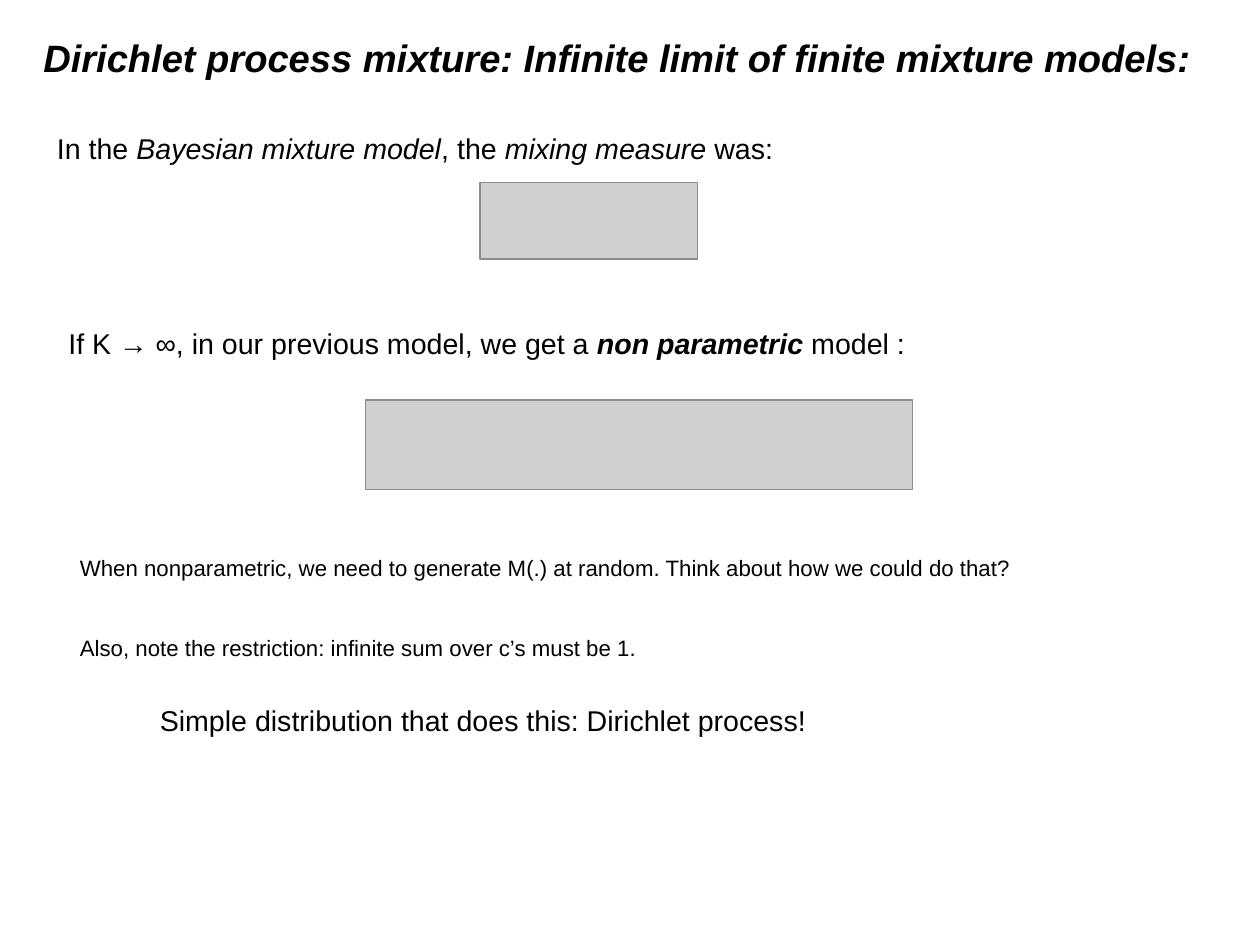
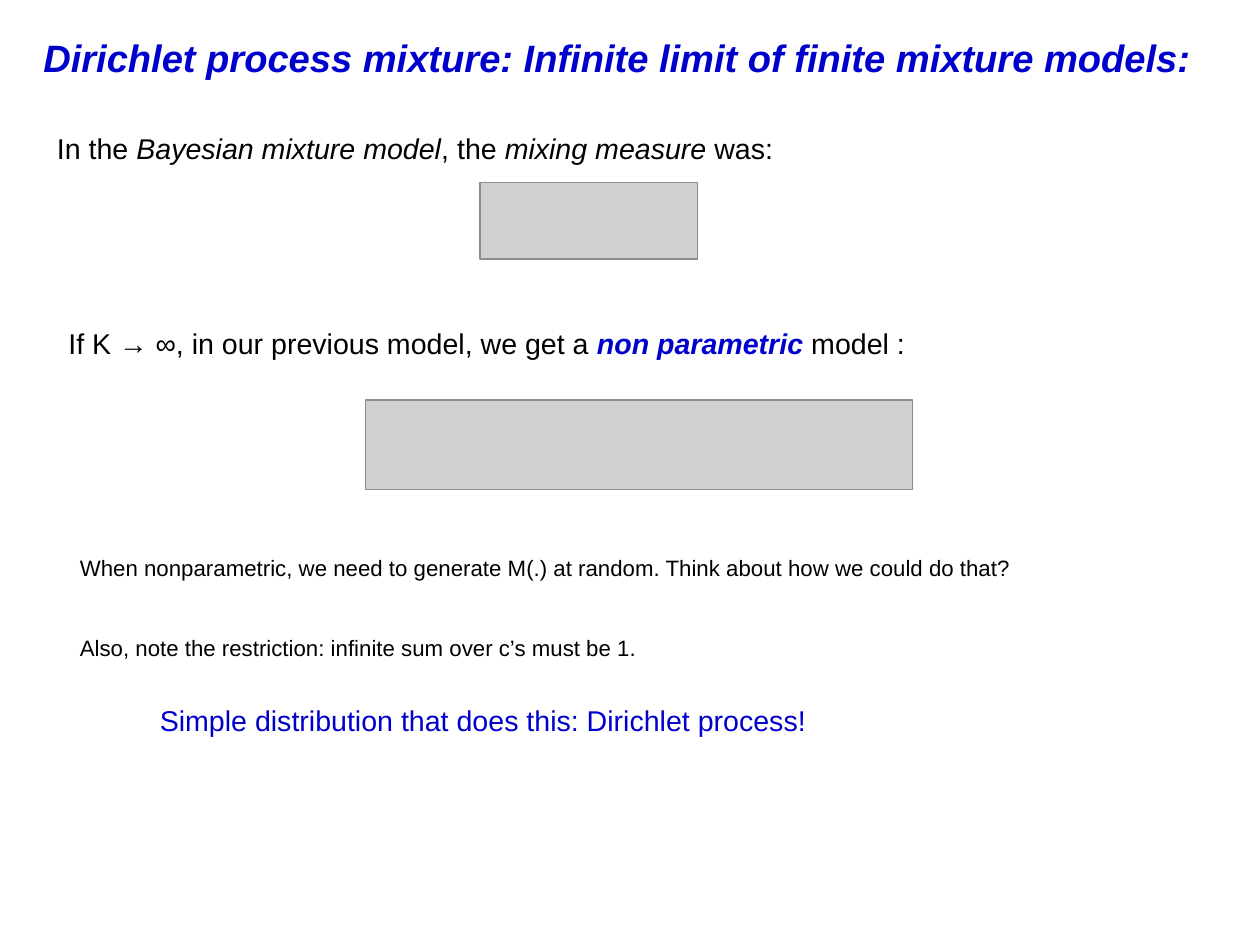
Before and after one commit to afcarl/Dirichlet_Processes, a slide deck: slide 13 of version_2.odp. Drawn at 1260x945 pixels with LibreOffice and Linux fonts; fonts in the diff are those of the drawing; grey boxes stand for pictures. Boxes give left, top, right and bottom in pixels: in the first picture for what was removed or moved away, otherwise in the second. Text is boxed around its words. In the diff, an @@ line names an element or a change of style, - is before the commit and + after.

Commit message:
changed some formatting

```diff
--- a/version_2.odp
+++ b/version_2.odp
@@ title "Dirichlet process mixture: Infinite limit ..." at [43,44,1190,80]: text colour #000000 to #0000CC @@
@@ text "If K → ∞, in ..." at [68,333,889,359]: text colour #000000 to #0000CC in "non parametric" @@
@@ text "Simple distribution that does this: ..." at [160,710,806,737]: text colour #000000 to #0000CC @@
```
Also in this commit, not shown: 12 other slides changed.
